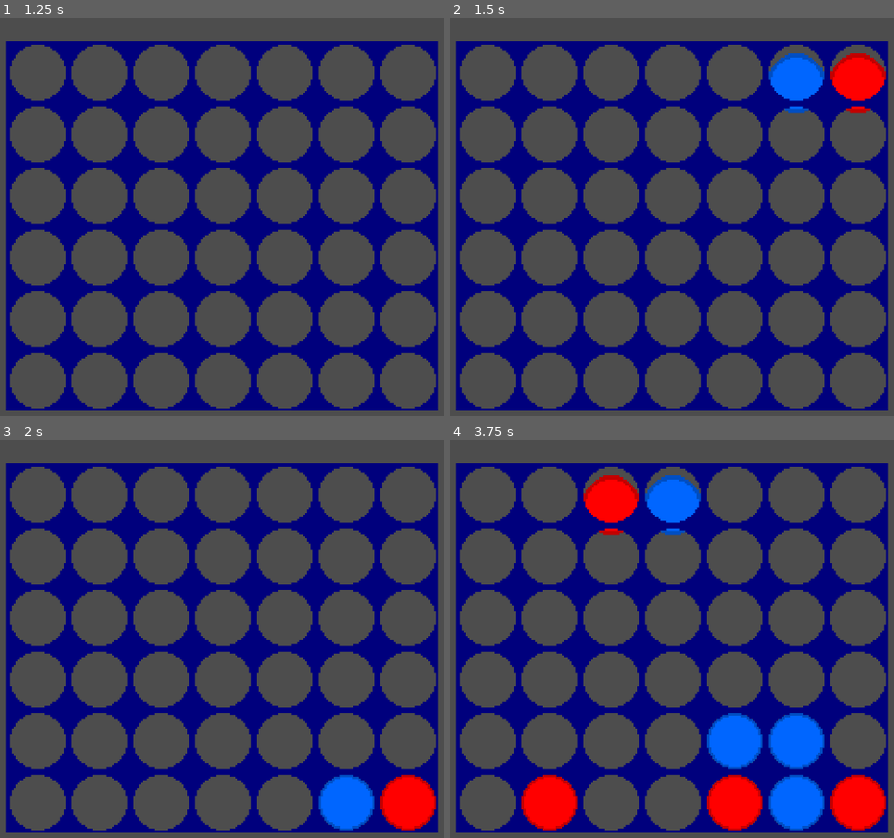
Above: before the commit, frames 1-4 (two rows, left to right).
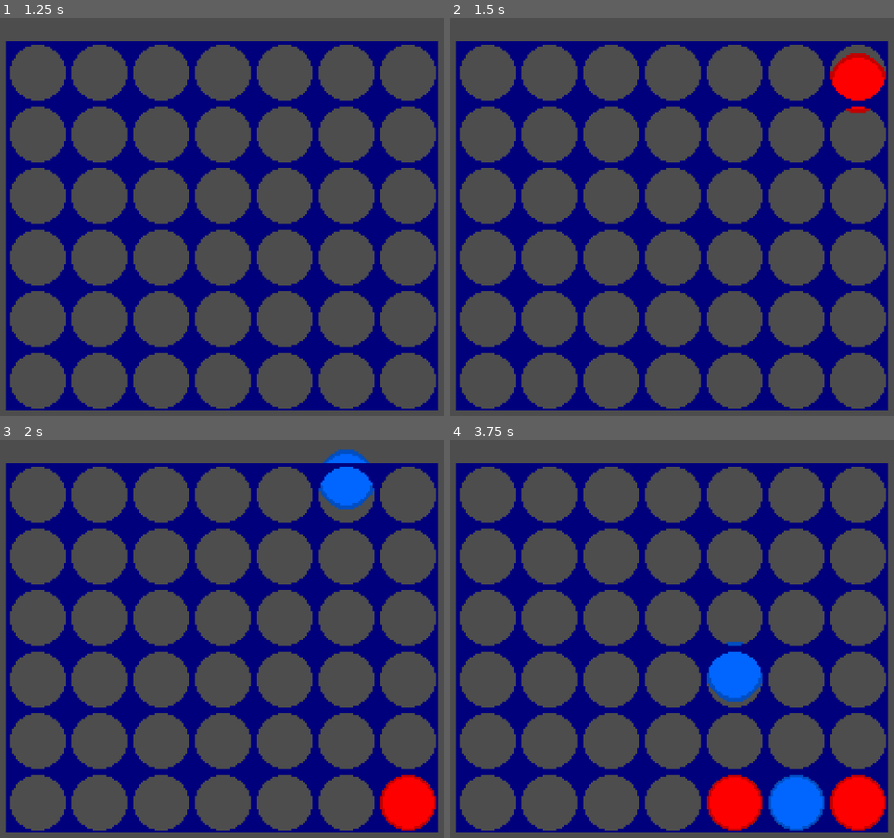
Above: after the commit, the same moments.

Repository: sparkworm/Connect4
Game: Godot game, scene res://scenes/main.tscn
Two runs of this game, one before a commit and one after it. Both use one fixed random seed, a clock stepped at 60 frames per second and the inputs below.
Inputs (mouse positions are in pixels of both pictures, inside the frame that each line leads up to):
- Up to frame 1 (1.25 s): click "Play New Game" at 0.5 s
- Up to frame 2 (1.5 s): tap Enter at 1.25 s; move the mouse to (836, 205) at 1.27 s; click (836, 205) at 1.35 s
- Up to frame 3 (2 s): no input
- Up to frame 4 (3.75 s): move the mouse to (525, 666) at 2.02 s; click (525, 666) at 2.1 s; move the mouse to (747, 555) at 2.77 s; click (747, 555) at 2.85 s; move the mouse to (636, 730) at 3.52 s; click (636, 730) at 3.6 s

Frame 1 is identical in both runs. In frame 2, 1.2% of the frame differs, in the area x 71-85%, y 8-24%; in frame 3, 2.6%; in frame 4, 7.9%, in the area x 16-85%, y 8-99%.

Commit message:
Made it so that the AI will wait until the player's piece falls before it will make a move

Diff:
--- a/scenes/gameplay/column.gd
+++ b/scenes/gameplay/column.gd
@@ -28,7 +28,6 @@
 	pieces[pieces.size()-1] = team
 	return pieces.size()-1
 	print("NO SPOT FOUND?")
-	return -1
 
 ## Returns the piece at the location indicated, with idx==0 being at the top of the column
 func get_piece(idx:int) -> Globals.Team:
--- a/scenes/gameplay/game.gd
+++ b/scenes/gameplay/game.gd
@@ -29,6 +29,7 @@
 func get_active_player_team() -> Globals.Team:
 	return get_active_player().team
 
+## Makes a move in the specified column
 func make_player_move(col: int) -> Vector2i:
 	var land_pos := board.add_piece(col, get_active_player_team())
 	#print("\n\n")
@@ -39,8 +40,8 @@
 		player_won.emit(get_active_player())
 		print("PLAYER ", active_player_idx+1, " HAS WON!")
 	# ensures that game won't go to
-	else:
-		next_player()
+	#else:
+		#next_player()
 	return land_pos
 
 func next_player() -> void:
--- a/scenes/level.gd
+++ b/scenes/level.gd
@@ -52,8 +52,9 @@
 	final_pos += Vector2(visible_board.tile_set.tile_size) / 2
 	var drop_time: float = (final_pos.y - new_piece.position.y) / drop_speed
 	piece_drop_tween.tween_property(new_piece, "position", final_pos, drop_time)
+	piece_drop_tween.tween_callback(game.next_player)
 
-func game_won(winner: Player) -> void:
+func game_won(_winner: Player) -> void:
 	win_label.text = "Player " + str(game.active_player_idx+1) + " won!"
 	popup_layer.show()
 	game_active = false
